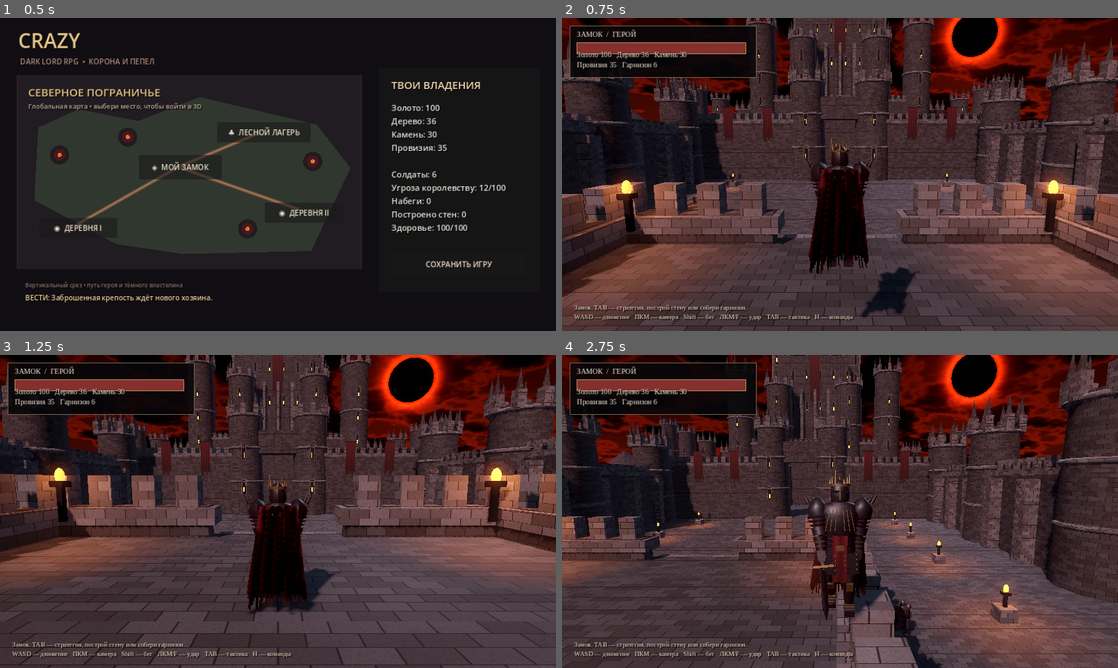
Above: before the commit, frames 1-4 (two rows, left to right).
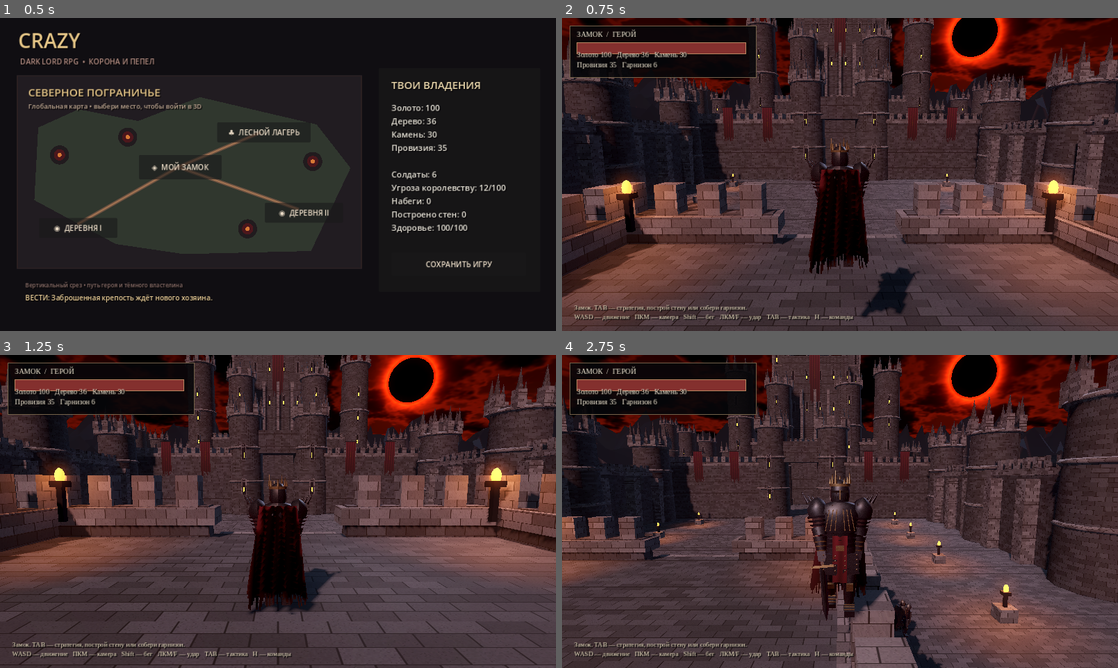
Above: after the commit, the same moments.

Repository: ThrandenSeverest/Crazy
Game: Godot game, scene res://scenes/world_map.tscn
Two runs of this game, one before a commit and one after it. Both use one fixed random seed, a clock stepped at 60 frames per second and the inputs below.
Inputs (mouse positions are in pixels of both pictures, inside the frame that each line leads up to):
- Up to frame 1 (0.5 s): no input
- Up to frame 2 (0.75 s): click "◈ МОЙ ЗАМОК" at 0.5 s
- Up to frame 3 (1.25 s): no input
- Up to frame 4 (2.75 s): tap Enter at 1.25 s; move the mouse to (962, 495) at 1.27 s; hold D 1.28-2.03 s; hold Shift 1.28-2.03 s; click (962, 495) at 1.42 s; tap Space at 1.52, 2.27 s; move the mouse to (728, 527) at 2.02 s; hold S from 2.03 s (still down); tap E at 2.1 s

Frame 1 is identical in both runs. In frame 2, 1.9% of the frame differs, in the area x 0-100%, y 18-33%; in frame 3, 1.3%; in frame 4, 2.3%, in the area x 2-91%, y 19-36%.

Commit message:
art: replace distant cone placeholders with continuous eroded terrain

Diff:
--- a/scripts/fortress_visual.gd
+++ b/scripts/fortress_visual.gd
@@ -215,19 +215,30 @@
 	add_child(light)
 
 func _mountains() -> void:
-	var rng := RandomNumberGenerator.new()
-	rng.seed = 1709
-	for i in range(36):
-		var mesh := CylinderMesh.new()
-		mesh.top_radius = 0
-		mesh.bottom_radius = rng.randf_range(35,65)
-		mesh.height = rng.randf_range(25,65)
-		mesh.radial_segments = 5
-		var mountain := MeshInstance3D.new()
-		mountain.mesh = mesh
-		mountain.material_override = _stone(Color("#33313e"))
-		var a := i*TAU/36.0
-		var radius := rng.randf_range(190,260)
-		mountain.position = Vector3(sin(a)*radius,-4,cos(a)*radius)
-		mountain.rotation.y = rng.randf()*TAU
-		add_child(mountain)
+	# Continuous eroded ridges, not isolated cone/pyramid placeholders.
+	var noise := FastNoiseLite.new()
+	noise.seed = 1709
+	noise.frequency = 0.014
+	noise.fractal_octaves = 5
+	var st := SurfaceTool.new()
+	st.begin(Mesh.PRIMITIVE_TRIANGLES)
+	for z in range(-50,50):
+		for x in range(-50,50):
+			if Vector2(x,z).length()<16.0:
+				continue
+			for corner in [Vector2(0,0),Vector2(0,1),Vector2(1,0),Vector2(1,0),Vector2(0,1),Vector2(1,1)]:
+				var px: float = (x+corner.x)*8.0
+				var pz: float = (z+corner.y)*8.0
+				var distance_from_center := Vector2(px,pz).length()
+				var rise := smoothstep(125.0,210.0,distance_from_center)
+				var ridge := 1.0-absf(noise.get_noise_2d(px,pz))
+				var elevation := (ridge*ridge*ridge*65.0+noise.get_noise_2d(px*2.1,pz*2.1)*14.0)*rise-12.0
+				st.add_vertex(Vector3(px,elevation,pz))
+	st.generate_normals()
+	var mountain := MeshInstance3D.new()
+	mountain.mesh = st.commit()
+	var rock := StandardMaterial3D.new()
+	rock.albedo_color = Color("#20212a")
+	rock.roughness = 0.98
+	mountain.material_override = rock
+	add_child(mountain)
